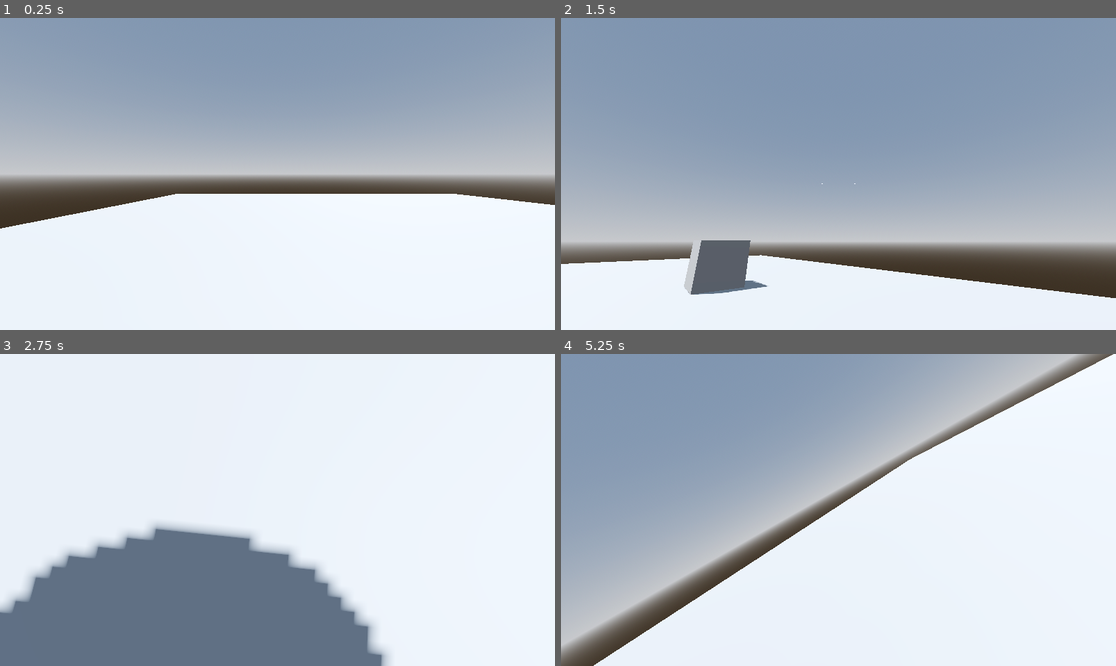
Above: before the commit, frames 1-4 (two rows, left to right).
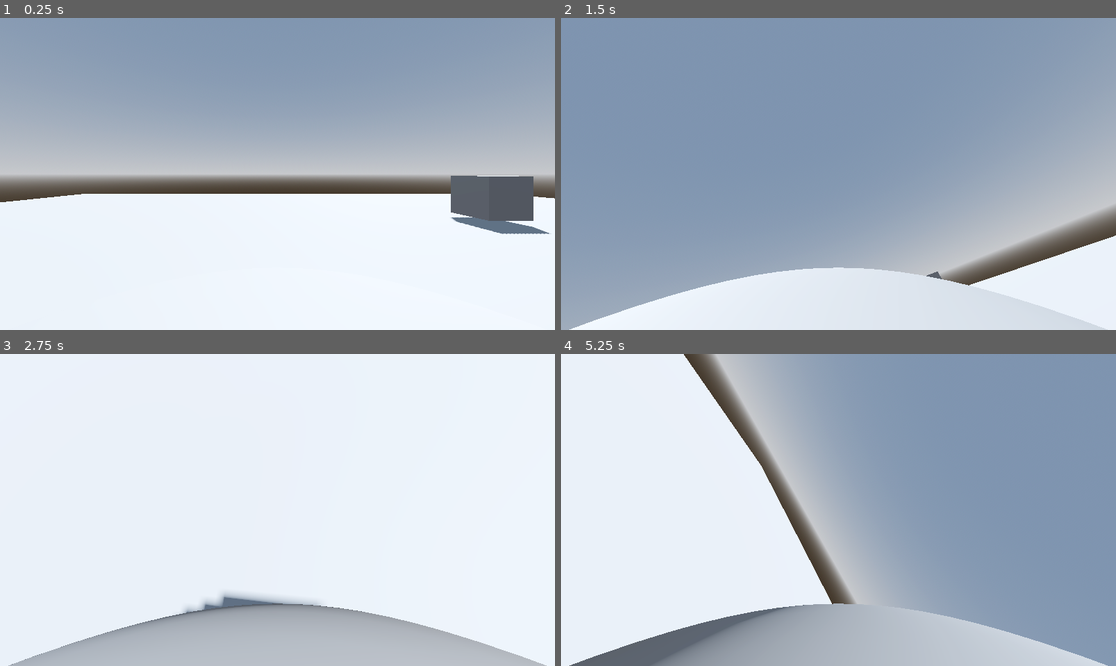
Above: after the commit, the same moments.

Repository: clarinet-player/Oxygen-Critical
Game: Godot game, scene res://scenes/testscene.tscn
The game is run twice, just before and just after one commit, with the same random seed, the same clock (stepped at 60 frames per second) and the same inputs.
Inputs (mouse positions are in pixels of both pictures, inside the frame that each line leads up to):
- Up to frame 1 (0.25 s): no input
- Up to frame 2 (1.5 s): tap Enter at 0.5 s; move the mouse to (960, 158) at 0.52 s; tap T at 0.6, 1.35 s; tap Space at 1.25 s; move the mouse to (727, 189) at 1.27 s
- Up to frame 3 (2.75 s): tap Enter at 2 s; move the mouse to (333, 441) at 2.02 s; tap T at 2.1 s
- Up to frame 4 (5.25 s): tap Space at 2.75, 4.25 s; move the mouse to (810, 572) at 2.77 s; tap T every 0.75 s from 2.85 to 5.1 s; tap Enter at 3.5 s; move the mouse to (1005, 556) at 3.52 s; move the mouse to (672, 463) at 4.27 s; move the mouse to (866, 510) at 5.02 s

The runs differ from the first frame. In frame 1, 4.0% of the frame differs, in the area x 0-100%, y 50-70%; in frame 2, 27%; in frame 3, 27%; in frame 4, 89%, in the area x 0-100%, y 0-100%.

Commit message:
work4

Diff:
--- a/classes/kinematicBody.tscn
+++ /dev/null
@@ -1,46 +0,0 @@
-[gd_scene load_steps=2 format=3 uid="uid://cy8m8wrty256q"]
-
-[sub_resource type="GDScript" id="GDScript_a5xmt"]
-resource_name = "kinematicBody"
-script/source = "class_name kinematicBody
-extends RigidBody3D
-
-
-@export var stick_points : int = 3
-@export var stick_velocity : float = 10
-
-
-func _ready():
-	body_entered.connect(_collision)
-	sleeping_state_changed.connect(_sleep_changed)
-
-
-func _collision(body):
-
-	if !\"anchorableType\" in body:
-		return
-
-
-func _sleep_changed():
-
-	if sleeping:
-		return
-
-func _physics_process(delta):
-	pass
-
-
-func _integrate_forces(state):
-
-	if sleeping:
-		return
-
-	var vel = state.linear_velocity * 0.99
-	state.linear_velocity = vel + WorldState.get_gravity_vector()
-"
-
-[node name="kinematicBody" type="RigidBody3D"]
-custom_integrator = true
-max_contacts_reported = 10
-contact_monitor = true
-script = SubResource("GDScript_a5xmt")
--- a/classes/player_body.tscn
+++ b/classes/player_body.tscn
@@ -16,7 +16,7 @@
 @export var slide_power : float = 2.0
 @export var slide_friction : float = 1.0
 
-@export var jump_power : float = 3.0
+@export var jump_power : float = 4.0
 
 @export var mouse_sensitivity : float = 0.01
 
@@ -47,6 +47,7 @@
 func _ready():
 	_mouse_position = get_viewport().get_mouse_position()
 	#Input.mouse_mode = Input.MOUSE_MODE_CAPTURED
+	#_velocity_3d = Vector3(0, -1, 0)
 
 
 
@@ -86,7 +87,7 @@
 		# Jumping
 		if Input.is_action_pressed(\"Space\"):
 			detach()
-			_velocity_3d += _surface_normal
+			_velocity_3d += _surface_normal * 2
 			_velocity_3d += global_transform.basis.z * -1 * jump_power * _jump_stamina
 			_jump_stamina = 0
 
@@ -170,43 +171,49 @@
 				_velocity_2d = _velocity_2d.limit_length(_velocity_2d.length() - slide_friction * delta)
 
 
-	# Applying movement
+	# Calculating movement direction along the ground
 	var _looking : Vector3 = global_transform.basis.z * -1
 	var _forward : Vector3 = _looking - _looking.dot(_surface_normal) * _surface_normal
 	var _side : Vector3 = _forward.cross(_surface_normal)
 	var _movement : Vector3 = (_forward * _velocity_2d.y) + ( _side * _velocity_2d.x)
 
+
+	# Applying movement
 	var _collision = move_and_collide(_movement * delta)
+
 	while _collision:
 
 		var _body = _collision.get_collider()
 		var _normal = _collision.get_normal()
-		var _remaining : float = _movement.length() - _collision.get_travel().length()
+		var _time_remaining : float = _collision.get_remainder().length() / _movement.length()
+
 
 		if _body == _anchored_body and acos(_surface_normal.dot(_normal)) <= 0.5:
+
 			_surface_normal = _normal
 
 			_looking = global_transform.basis.z * -1
 			_forward = _looking - _looking.dot(_surface_normal) * _surface_normal
 			_side = _forward.cross(_surface_normal)
 
-			_movement = (_forward * _velocity_2d.y * _remaining) + ( _side * _velocity_2d.x * _remaining)
+			_movement = (_forward * _velocity_2d.y * _time_remaining) + ( _side * _velocity_2d.x * _time_remaining)
 
 		else:
+
 			var _new_velocity = _movement - _movement.dot(_normal) * _normal
 			_velocity_2d = Vector2(_new_velocity.dot(_side), _new_velocity.dot(_forward))
-			_movement = _new_velocity * _remaining
+			_movement = _new_velocity * _time_remaining
 
 		_collision = move_and_collide(_movement)
 
 
-
-	_collision = move_and_collide(_surface_normal * -2 * delta)
-	if !_collision:
+	# Checking we're still on the ground
+	_collision = move_and_collide(_surface_normal * -1 * delta)
+	if _collision and _collision.get_collider() == _anchored_body:
+		_anchor_point_l = _anchored_body.to_local(self.global_position)
+		_surface_normal = _collision.get_normal()
+	else:
 		detach()
-		return
-
-	_anchor_point_l = _anchored_body.to_local(self.global_position)
 
 
 
@@ -286,4 +293,4 @@
 shape = SubResource("SphereShape3D_g30ov")
 
 [node name="Camera3D" type="Camera3D" parent="."]
-transform = Transform3D(1, 0, 0, 0, 1, 0, 0, 0, 1, 0, 1, 0)
+transform = Transform3D(1, 0, 0, 0, 1, 0, 0, 0, 1, 0, 1.1, 0)
--- a/classes/stickyBody.tscn
+++ /dev/null
@@ -1,19 +0,0 @@
-[gd_scene load_steps=2 format=3 uid="uid://o1a3h24dxewl"]
-
-[sub_resource type="GDScript" id="GDScript_umip7"]
-resource_name = "stickyBody"
-script/source = "class_name StickyBody
-extends RigidBody3D
-
-enum surfaceTypes {
-	FLOOR,
-	WALL,
-	CEILING
-}
-
-var stickyType : surfaceTypes = surfaceTypes.CEILING
-var surface :
-"
-
-[node name="stickyBody" type="RigidBody3D"]
-script = SubResource("GDScript_umip7")
--- a/classes/worldState.tscn
+++ b/classes/worldState.tscn
@@ -9,7 +9,7 @@
 
 var gravity_strength : float = 9.8
 
-var air_pressure : float = 1.0
+var air_pressure : float = 0.0
 
 func get_gravity_vector() -> Vector3:
 	if gravity_state == \"thrust\":
--- a/scenes/testscene.tscn
+++ b/scenes/testscene.tscn
@@ -15,6 +15,8 @@
 sky = SubResource("Sky_t6vij")
 tonemap_mode = 2
 glow_enabled = true
+fog_light_color = Color(0.0392157, 0.0392157, 0.0392157, 1)
+fog_density = 0.1
 
 [sub_resource type="SphereMesh" id="SphereMesh_gh80h"]
 radius = 1.0
@@ -42,7 +44,7 @@
 environment = SubResource("Environment_63ddg")
 
 [node name="player_body" parent="." instance=ExtResource("1_wfpof")]
-transform = Transform3D(1, 0, 0, 0, 1, 0, 0, 0, 1, -6.84748, 27.8909, 11.8258)
+transform = Transform3D(1, 0, 0, 0, 1, 0, 0, 0, 1, -1.92913, 26.5929, -0.392817)
 
 [node name="MeshInstance3D" type="MeshInstance3D" parent="player_body"]
 mesh = SubResource("SphereMesh_gh80h")
@@ -58,7 +60,7 @@
 skeleton = NodePath("")
 
 [node name="wall2" parent="." instance=ExtResource("2_pl458")]
-transform = Transform3D(1, 0, 0, 0, 1, 0, 0, 0, 1, -13.3231, 1.42146, 26.2435)
+transform = Transform3D(1, 0, 0, 0, 1, 0, 0, 0, 1, 8.55467, 26.2672, -10.5026)
 freeze = true
 
 [node name="CollisionShape3D" type="CollisionShape3D" parent="wall2"]
@@ -78,7 +80,7 @@
 mesh = SubResource("BoxMesh_1lixv")
 
 [node name="wall4" parent="." instance=ExtResource("2_pl458")]
-transform = Transform3D(1, 0, 0, 0, 1, 0, 0, 0, 1, -26.2244, 1.42146, -4.90179)
+transform = Transform3D(1, 0, 0, 0, 1, 0, 0, 0, 1, -18.5559, 26.2672, -4.90179)
 freeze = true
 
 [node name="CollisionShape3D" type="CollisionShape3D" parent="wall4"]
